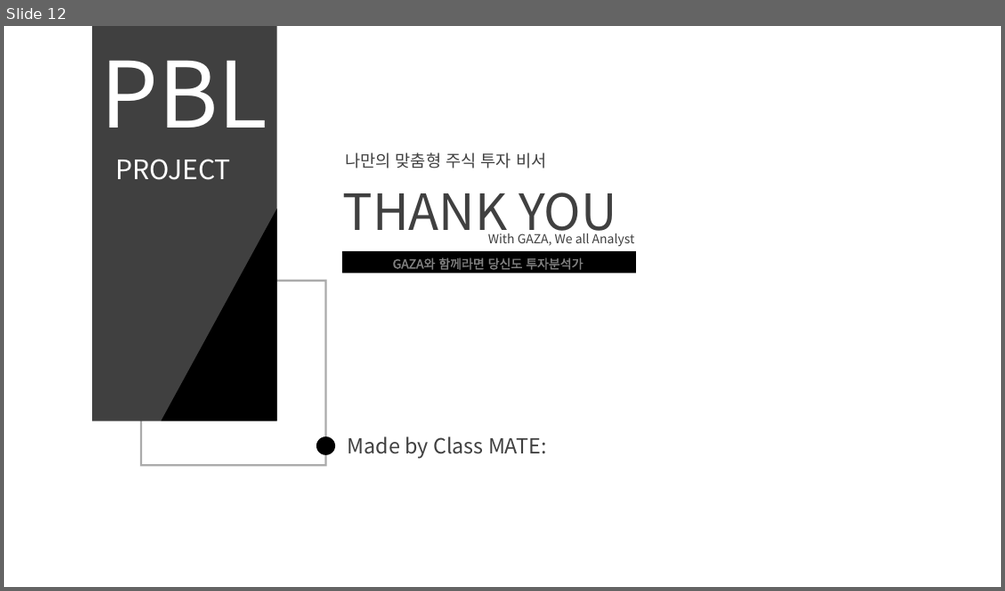
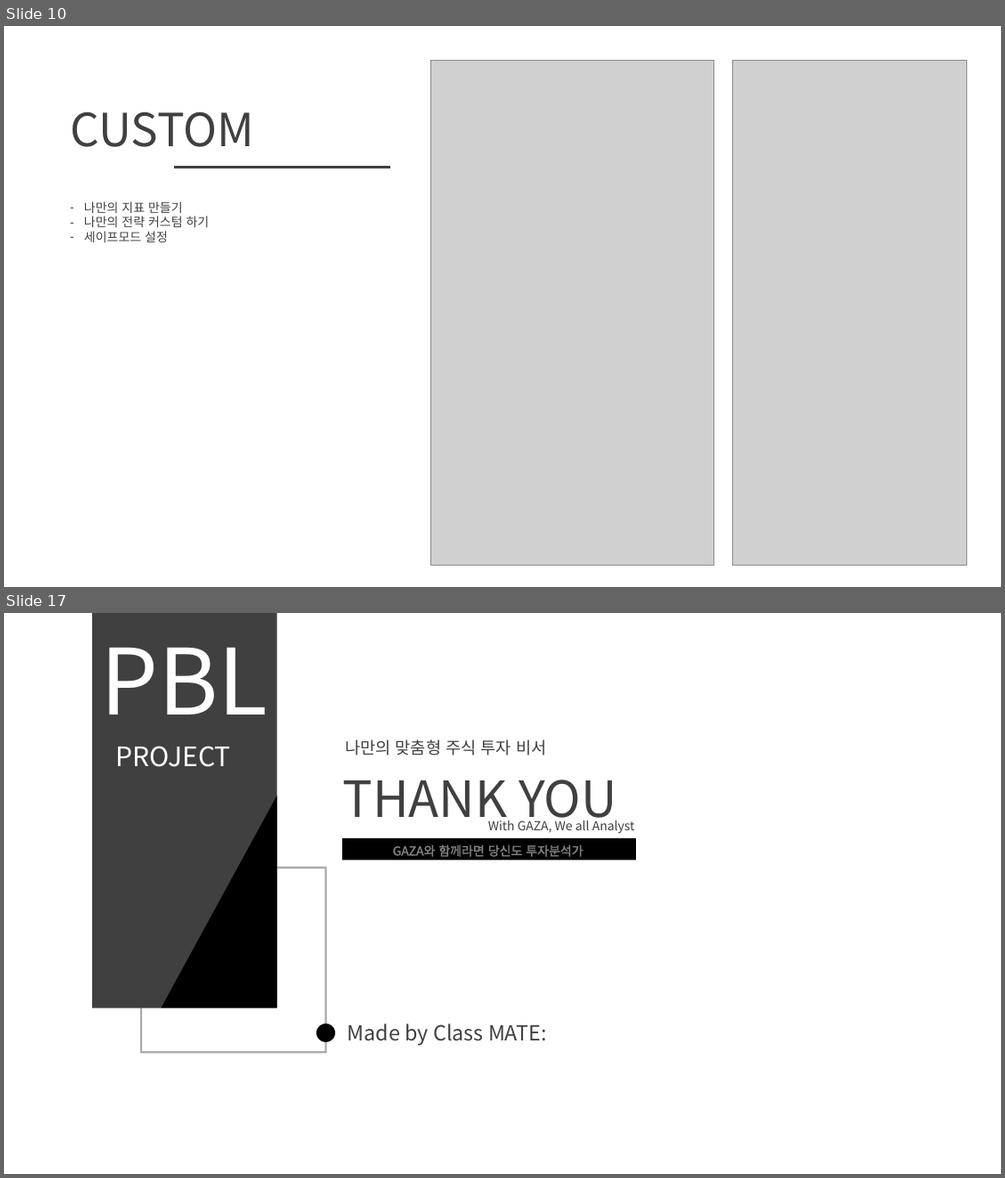
Before and after one commit to leo-kimm/project_N, a slide deck: 서비스 청사진.pptx. Shown one above the other, each under a label of ours: slide 12 before the commit, slides 10 and 17 after it; the slides between them are not shown. The pictures are 1005x591 and 1005x1178 pixels, drawn with LibreOffice and Linux fonts; fonts in the diff are those of the drawing; grey boxes stand for pictures; background and template pictures are left out. Boxes give left, top, right and bottom in pixels: in the first picture for what was removed or moved away, otherwise in the second. Text is boxed around its words. In the diff, an @@ line names an element or a change of style, - is before the commit and + after.

```diff
--- a/서비스 청사진.pptx
+++ b/서비스 청사진.pptx
@@ slide 10 added at [4,26,1001,587], background #FFFFFF @@
@@ picture added at [430,60,714,564] @@
@@ picture added at [733,60,966,565] @@
@@ text added at [70,111,254,147], 44 pt, text #404040 @@
+CUSTOM
@@ line added from (175, 167) to (390, 167), #404040 2.5 pt @@
@@ text added at [84,201,210,242], 12 pt, text #404040 @@
+– 나만의 지표 만들기
+– 나만의 전략 커스텀 하기
+– 세이프모드 설정
@@ what was slide 12 is now slide 17 @@
```
Also in this commit, not shown: 8 slides changed, 7 other slides added, 3 slides removed.
